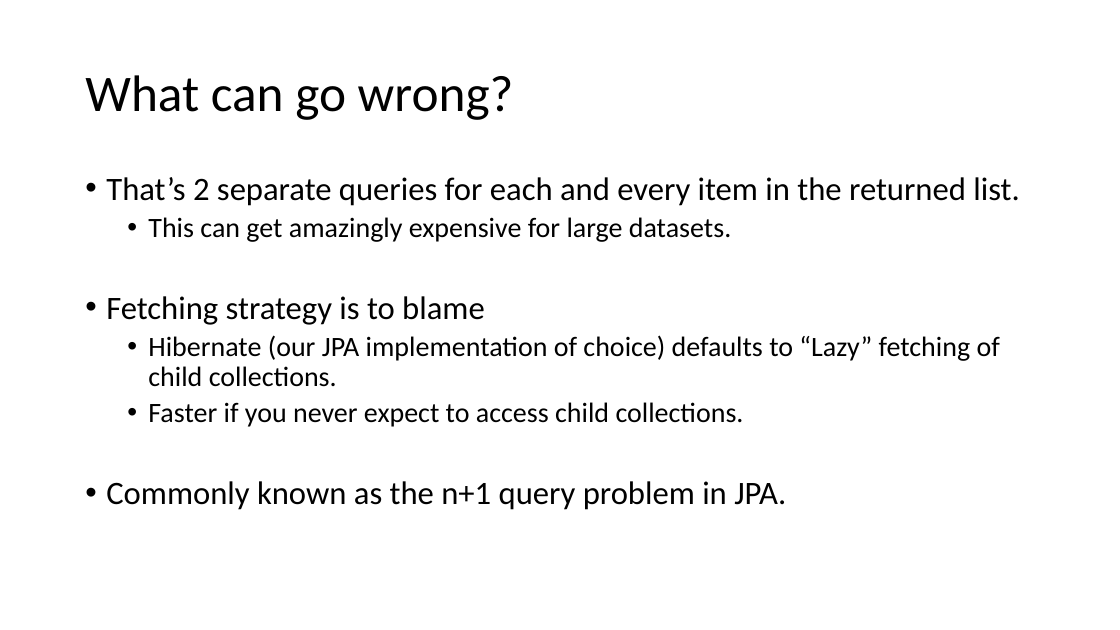
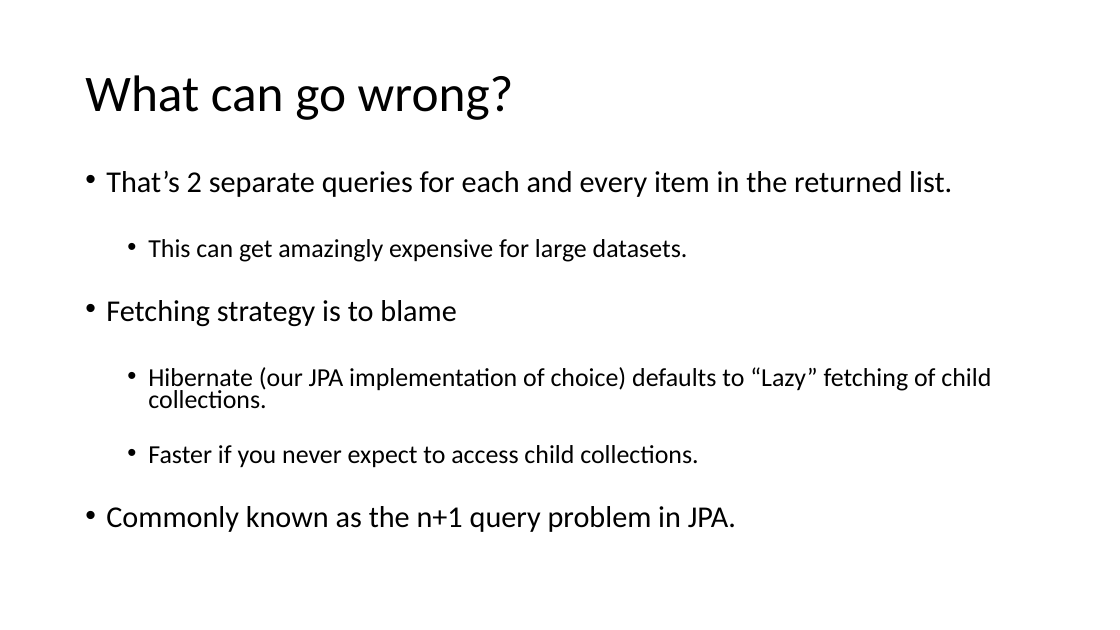
Before and after one commit to sfaria/jpa-demo, a slide deck: slide 8 of JPA-JPQL Query Performance.pptx. Drawn at 1120x630 pixels with LibreOffice and Linux fonts; fonts in the diff are those of the drawing. Boxes give left, top, right and bottom in pixels: in the first picture for what was removed or moved away, otherwise in the second. Text is boxed around its words. In the diff, an @@ line names an element or a change of style, - is before the commit and + after.

```diff
--- a/JPA-JPQL Query Performance.pptx
+++ b/JPA-JPQL Query Performance.pptx
@@ text "That’s 2 separate queries for ..." at bbox=[106, 171, 991, 532]: size 28 to 25.9 pt in "That’s 2 separate queries for each and ...", "Fetching strategy is to blame", "Commonly known as the n+1 query problem ..."; size 24 to 22.2 pt in "This can get amazingly expensive for large ...", "Hibernate (our JPA implementation of choice) defaults ...", "Faster if you never expect to access ..."; line spacing 0.9 to 0.7 @@
```
Also in this commit, not shown: 1 other slide changed.
